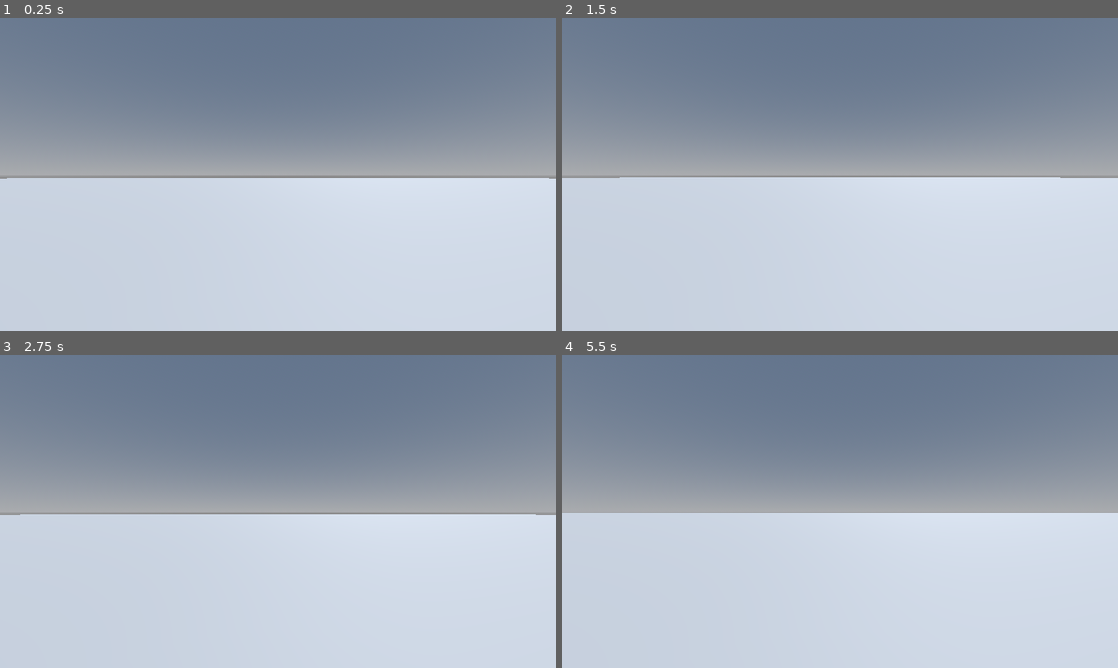
Above: before the commit, frames 1-4 (two rows, left to right).
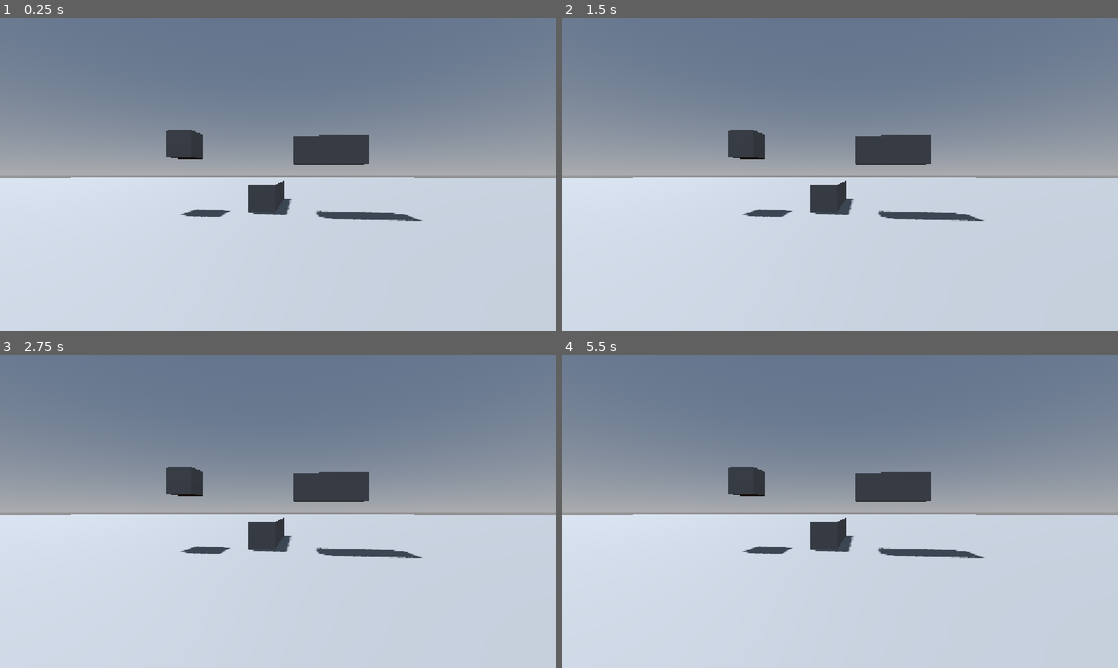
Above: after the commit, the same moments.

Repository: Kioshi-the-Proto/The-Last-Shift
Game: Godot game, scene res://world.tscn
Two runs of this game, one before a commit and one after it. Both use one fixed random seed, a clock stepped at 60 frames per second and the inputs below.
Inputs:
- Up to frame 1 (0.25 s): no input
- Up to frame 2 (1.5 s): tap Enter at 0.5 s; hold W (up) from 0.53 s (still down); tap Z (crawl) at 0.6 s; tap Space (jump) at 0.77, 1.25 s; tap Ctrl (crouch) at 1.35 s
- Up to frame 3 (2.75 s): keep holding W (up); tap Space (jump) at 1.52 s; tap Enter at 2 s; hold Shift (sprint) from 2.03 s (still down)
- Up to frame 4 (5.5 s): keep holding W (up); tap Space (jump) at 2.75, 3.02, 3.77, 4.25, 4.52 s; release Shift (sprint) at 2.78 s; tap Z (crawl) at 2.85, 5.1 s; tap Enter at 3.5 s; tap Ctrl (crouch) at 3.6 s; tap Shift (sprint) at 4.35 s

The runs differ from the first frame. In frame 1, 3.3% of the frame differs, in the area x 0-100%, y 35-65%; in frame 2, 3.2%; in frame 3, 3.2%; in frame 4, 3.6%.

Commit message:
scared of logan

Diff:
--- a/Player.tscn
+++ b/Player.tscn
@@ -89,7 +89,6 @@
 
 [node name="MeshInstance3D" type="MeshInstance3D" parent="." unique_id=1448421946]
 transform = Transform3D(1, 0, 0, 0, 1, 0, 0, 0, 1, 0, 1.0406795, 0)
-visible = false
 mesh = SubResource("CapsuleMesh_ayajn")
 
 [node name="StandingCollisionShape" type="CollisionShape3D" parent="." unique_id=1956812565]
@@ -105,7 +104,7 @@
 
 [node name="Camera3D" type="Camera3D" parent="Head" unique_id=209903146]
 
-[node name="RayCast3D" type="RayCast3D" parent="Head" unique_id=458662029]
+[node name="RayCast3D" type="RayCast3D" parent="Head/Camera3D" unique_id=458662029]
 transform = Transform3D(1, 0, 0, 0, 1, 0, 0, 0, 1, 0, -0.001478672, -0.007235348)
 target_position = Vector3(0, 0, -2)
 
@@ -115,9 +114,7 @@
 [node name="CrouchingCollisionShape" type="CollisionShape3D" parent="." unique_id=1369368007]
 transform = Transform3D(1, 0, 0, 0, 1, 0, 0, 0, 1, 0, 0.7824052, 0)
 shape = SubResource("CapsuleShape3D_a5ksu")
-disabled = true
 
 [node name="CrawlingCollisionShape" type="CollisionShape3D" parent="." unique_id=1089460281]
 transform = Transform3D(1, 0, 0, 0, -4.371139e-08, -1, 0, 1, -4.371139e-08, 0, 0.44497386, 0.29624277)
 shape = SubResource("CapsuleShape3D_66k2k")
-disabled = true
--- a/world.tscn
+++ b/world.tscn
@@ -34,7 +34,7 @@
 transform = Transform3D(1, 0, 0, 0, 1, 0, 0, 0, 1, 0, 0.30214, 0)
 
 [node name="CSGBox3D" type="CSGBox3D" parent="." unique_id=1476298985]
-transform = Transform3D(1, 0, 0, 0, 1, 0, 0, 0, 1, 7.3465586, 1.9113371, 0.34038353)
+transform = Transform3D(1, 0, 0, 0, 1, 0, 0, 0, 1, 7.3465586, 2.5606232, 0.34038353)
 use_collision = true
 
 [node name="CSGBox3D2" type="CSGBox3D" parent="." unique_id=587832097]
@@ -43,7 +43,7 @@
 size = Vector3(4.441284, 1, 1)
 
 [node name="CSGBox3D3" type="CSGBox3D" parent="." unique_id=271980068]
-transform = Transform3D(1, 0, 0, 0, 1, 0, 0, 0, 1, 7.3465586, 1.9113371, 5.954282)
+transform = Transform3D(1, 0, 0, 0, 1, 0, 0, 0, 1, 7.3465586, 2.2567675, 5.954282)
 use_collision = true
 size = Vector3(1, 1, 2.5665283)
 
@@ -54,4 +54,4 @@
 
 [node name="Camera3D" type="Camera3D" parent="." unique_id=342558213]
 transform = Transform3D(0.10620608, 0, -0.9943441, 0, 1, 0, 0.9943441, 0, 0.10620608, -0.40320623, 1.3915362, 4.899051)
-visible = false
+current = true
